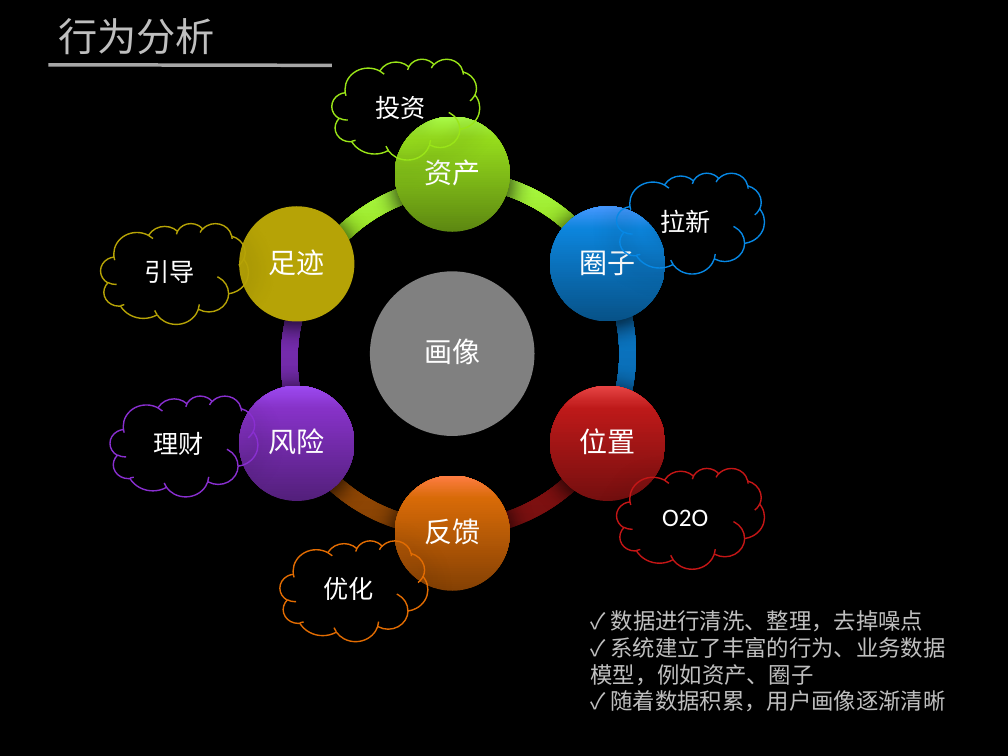
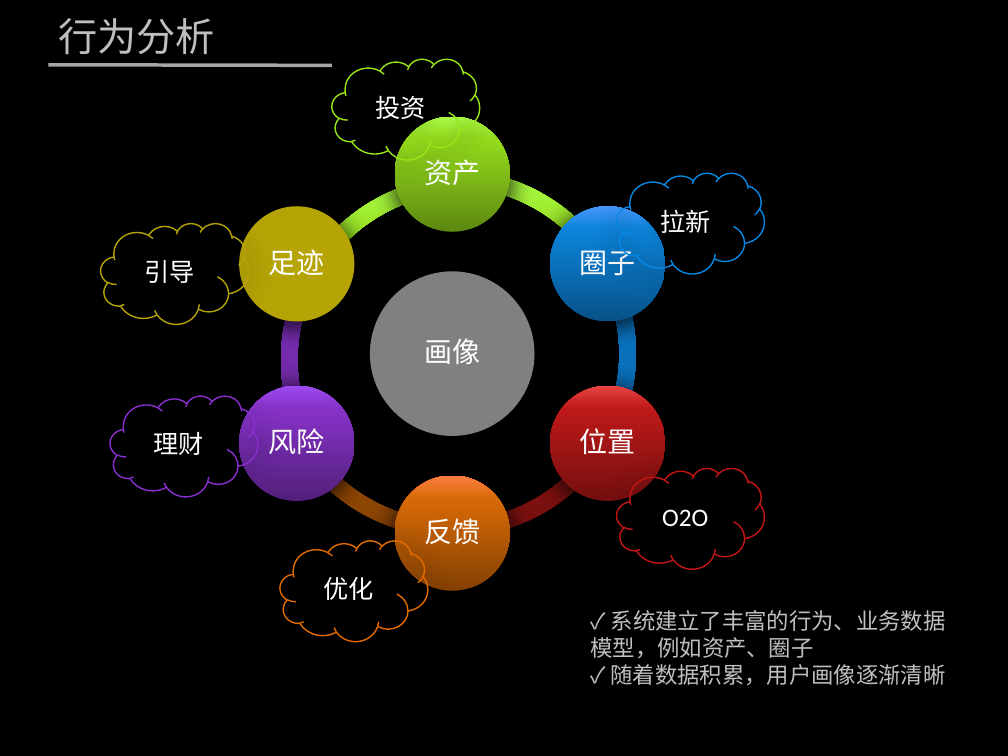
Before and after one commit to zhenghong/UBP, a slide deck: slide 4 of 营销.pptx. Drawn at 1008x756 pixels with LibreOffice and Linux fonts; fonts in the diff are those of the drawing; background and template pictures are left out. Boxes give left, top, right and bottom in pixels: in the first picture for what was removed or moved away, otherwise in the second. Text is boxed around its words. In the diff, an @@ line names an element or a change of style, - is before the commit and + after.

```diff
--- a/营销.pptx
+++ b/营销.pptx
@@ text at [611, 610, 923, 631]: paragraph removed @@
-✓ 数据进行清洗、整理，去掉噪点
```
Also in this commit, not shown: 2 other slides changed, 1 slide added, 5 other files.
